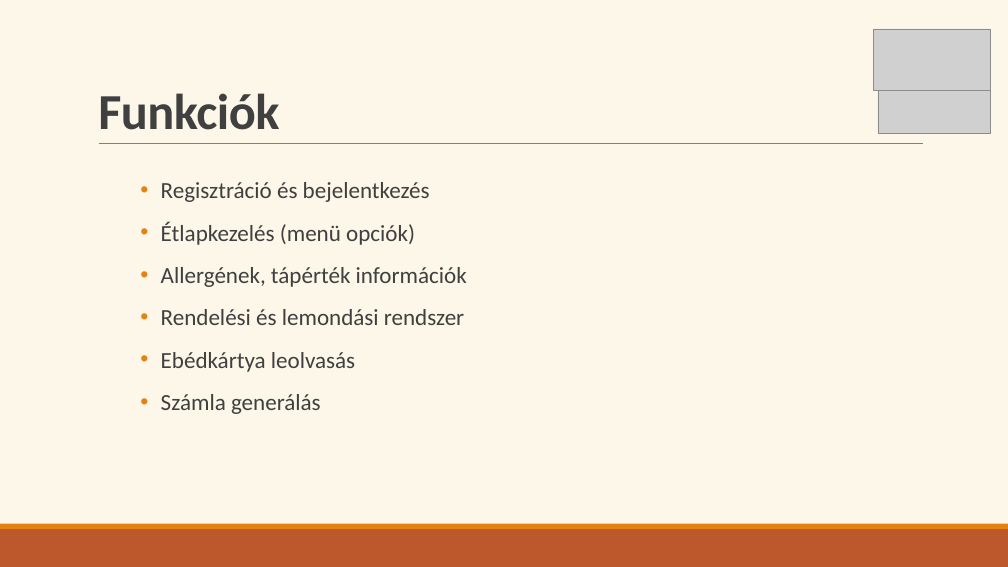
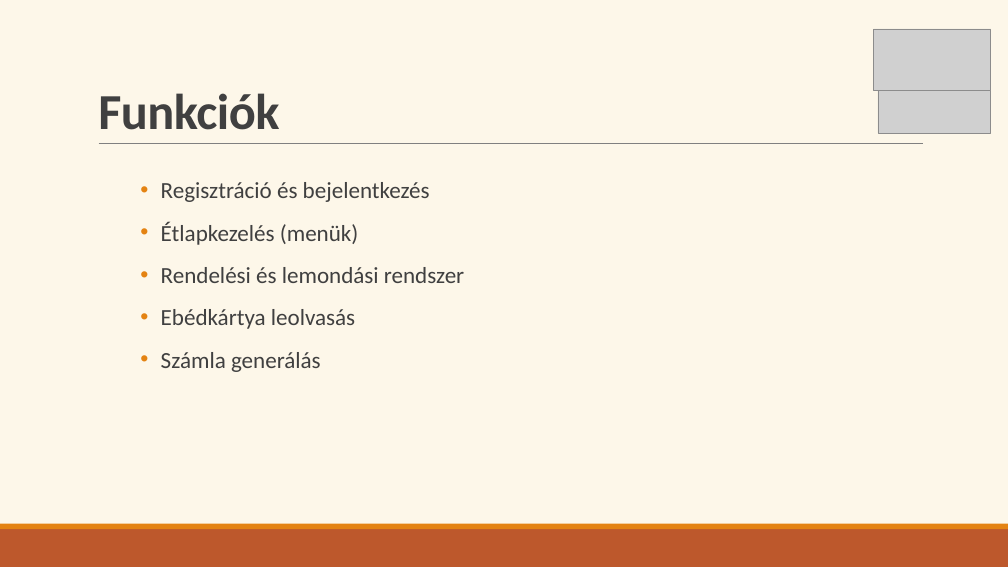
Before and after one commit to Ella50/13_S1_1_vizsgaremek, a slide deck: slide 3 of Dokumentációhoz/Prezentáció/eMenza_AtkariAriella_FarkasDominik.pptx (slide 5 before the commit). Drawn at 1008x567 pixels with LibreOffice and Linux fonts; fonts in the diff are those of the drawing; grey boxes stand for pictures. Boxes give left, top, right and bottom in pixels: in the first picture for what was removed or moved away, otherwise in the second. Text is boxed around its words. In the diff, an @@ line names an element or a change of style, - is before the commit and + after.

```diff
--- a/Dokumentációhoz/Prezentáció/eMenza_AtkariAriella_FarkasDominik.pptx
+++ b/Dokumentációhoz/Prezentáció/eMenza_AtkariAriella_FarkasDominik.pptx
@@ text at (161, 221, 359, 245): text changed @@
-  • Étlapkezelés (menü opciók)
-  • Allergének, tápérték információk
+  • Étlapkezelés (menük)
```
Also in this commit, not shown: 7 other slides changed, 1 slide added, 4 slides removed, 15 other files.
